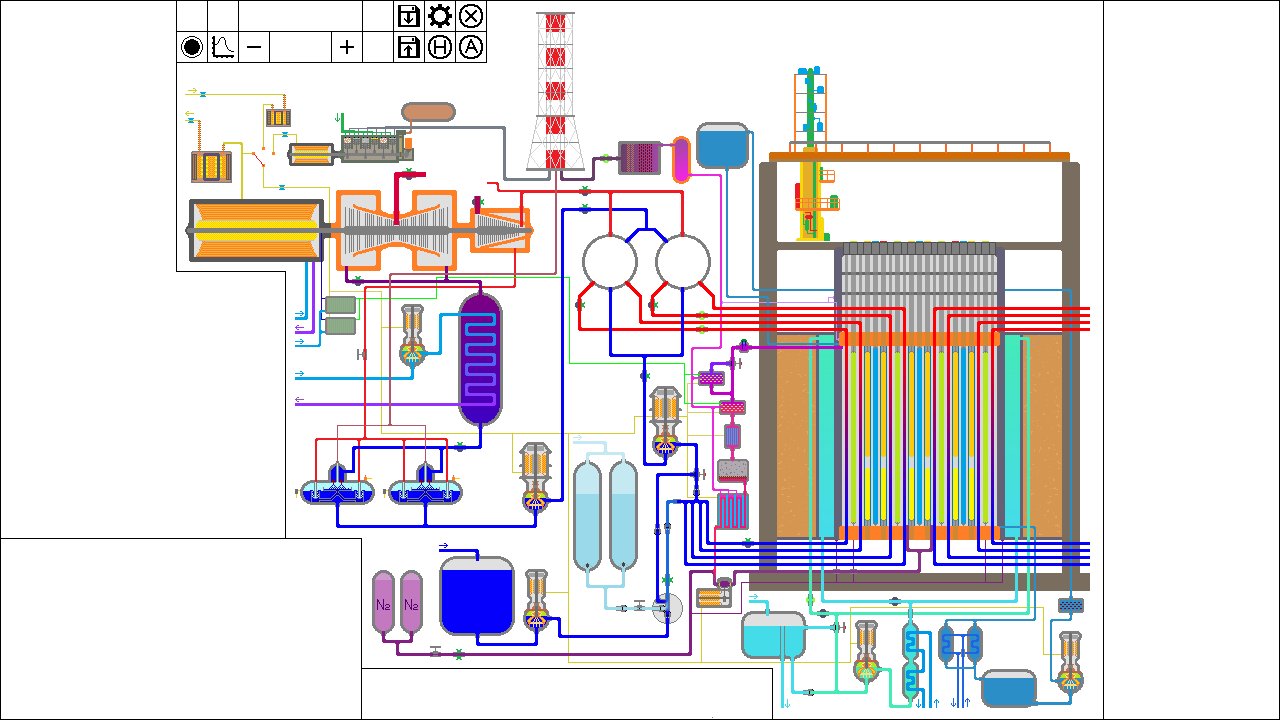
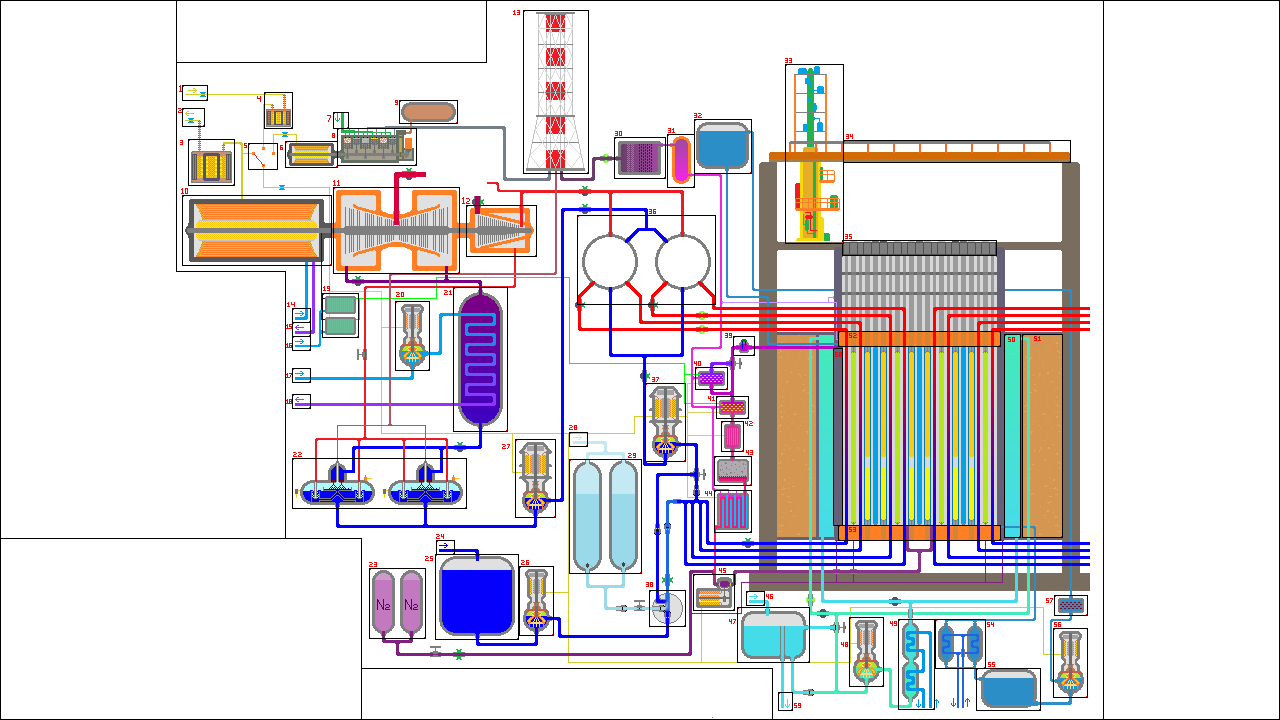
Layers edited between the first and the second 1280 x 720 image:
showed "selections" over [178, 10, 1088, 711]
painted on "gui.png" over [177, 1, 486, 62]
